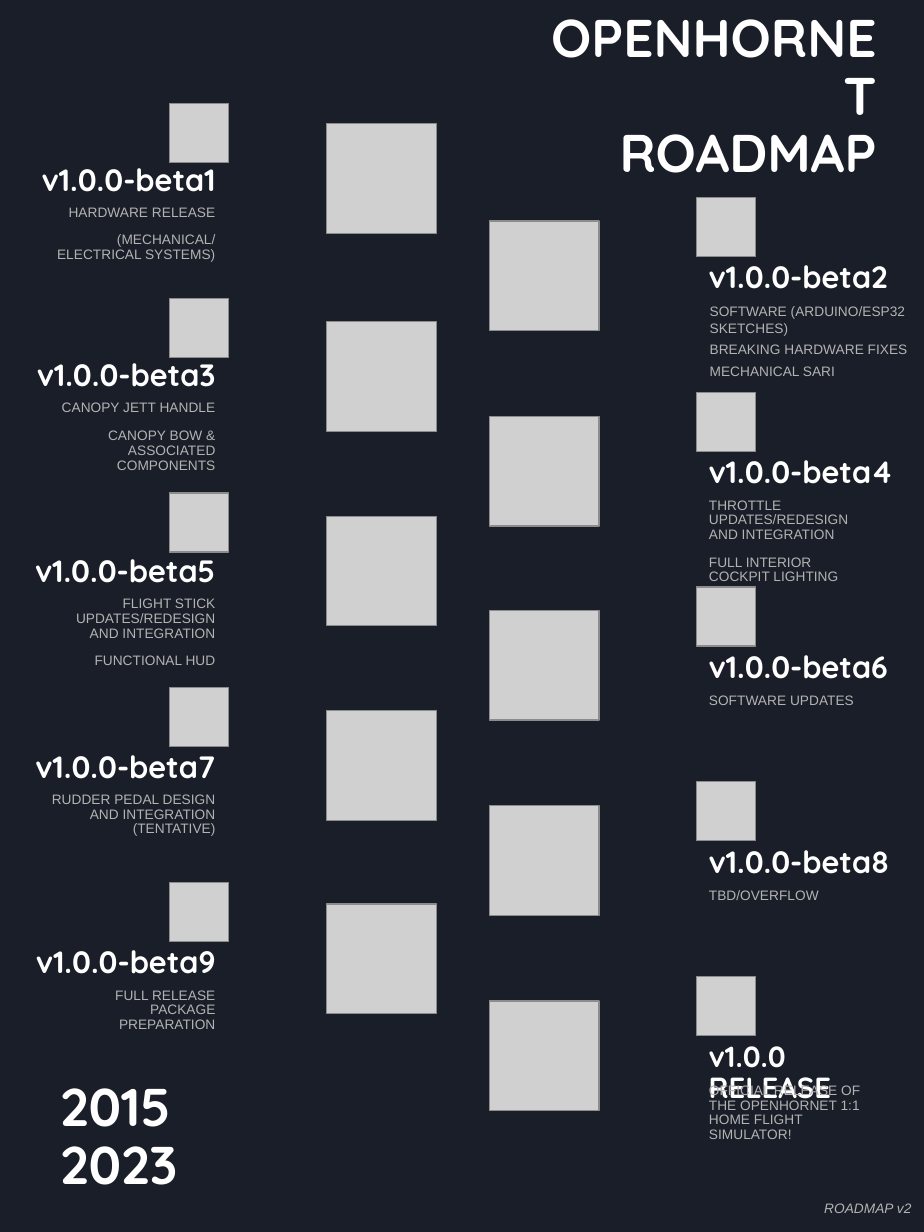
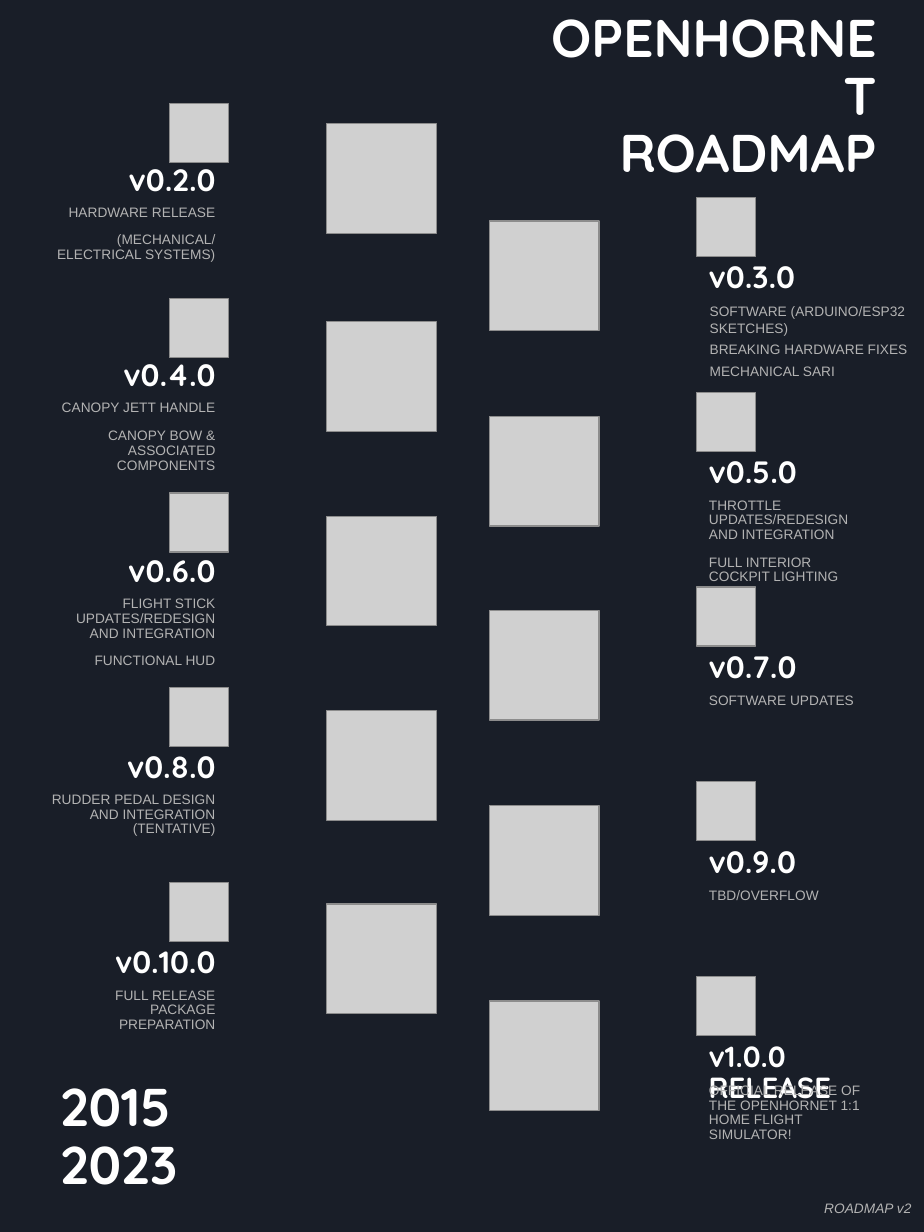
Before and after one commit to jrsteensen/OpenHornet, a slide deck: slide 1 of docs/OPENHORNET BETA ROADMAP.pptx. Drawn at 924x1232 pixels with LibreOffice and Linux fonts; fonts in the diff are those of the drawing; grey boxes stand for pictures; background and template pictures are left out. Boxes give left, top, right and bottom in pixels: in the first picture for what was removed or moved away, otherwise in the second. Text is boxed around its words. In the diff, an @@ line names an element or a change of style, - is before the commit and + after.

```diff
--- a/docs/OPENHORNET BETA ROADMAP.pptx
+++ b/docs/OPENHORNET BETA ROADMAP.pptx
@@ text at [129, 159, 216, 192]: text changed @@
-v1.0.0-beta1
+v0.2.0
@@ text at [709, 256, 796, 289]: text changed @@
-v1.0.0-beta2
+v0.3.0
@@ text at [123, 354, 215, 387]: text changed @@
-v1.0.0-beta3
+v0.4.0
@@ text at [709, 451, 797, 484]: text changed @@
-v1.0.0-beta4
+v0.5.0
@@ text at [128, 550, 215, 583]: text changed @@
-v1.0.0-beta5
+v0.6.0
@@ text at [709, 646, 797, 679]: text changed @@
-v1.0.0-beta6
+v0.7.0
@@ text at [127, 746, 216, 779]: text changed @@
-v1.0.0-beta7
+v0.8.0
@@ text at [709, 851, 796, 874]: text changed @@
-v1.0.0-beta8
+v0.9.0
@@ text at [115, 941, 216, 974]: text changed @@
-v1.0.0-beta9
+v0.10.0
```
Also in this commit, not shown: 10 other files.
